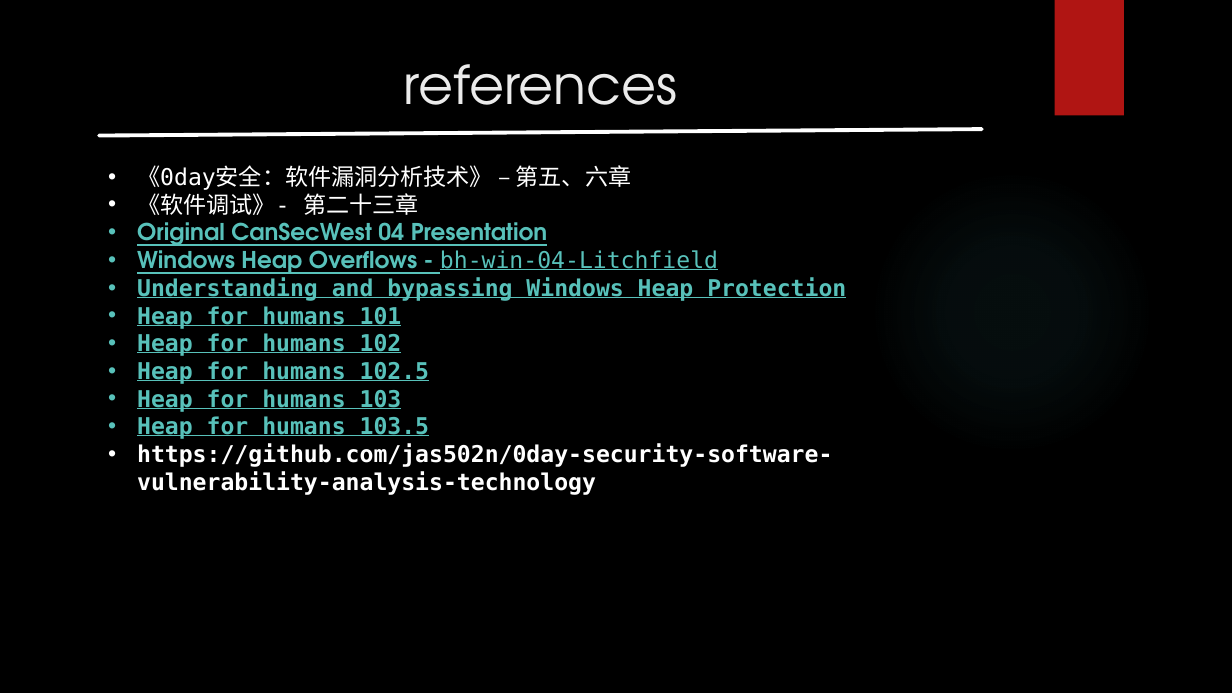
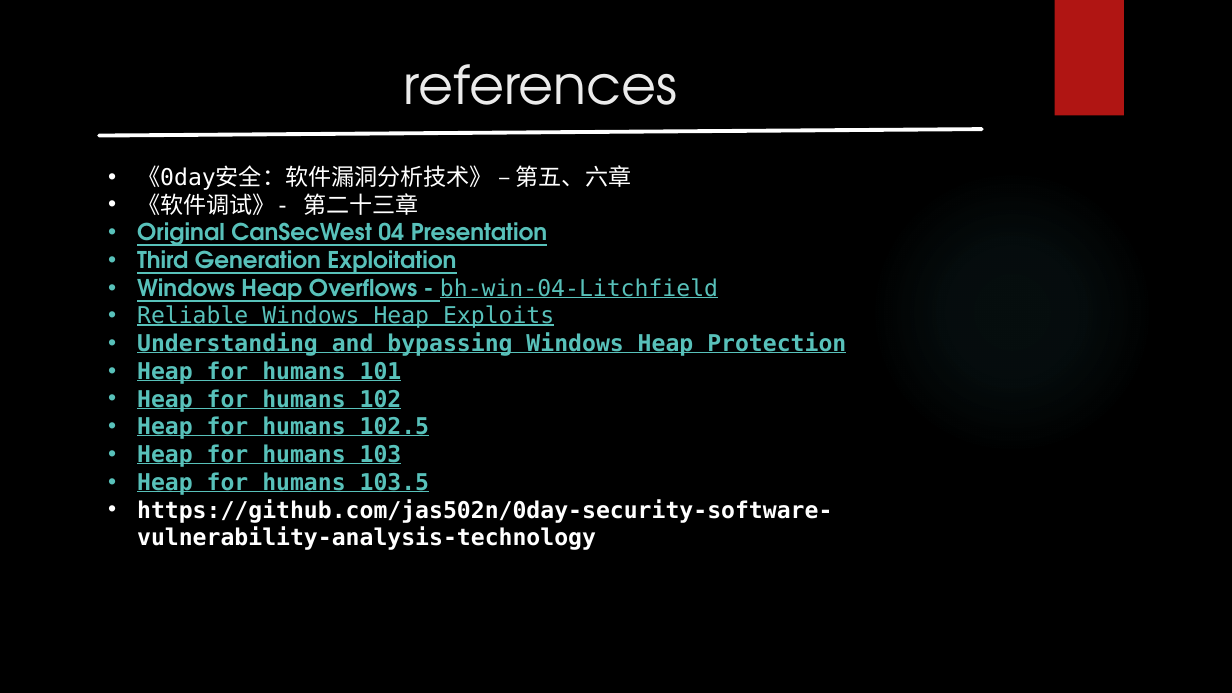
Before and after one commit to r00tk1ts/binary-security-tutorial, a slide deck: slide 16 of 探索上古Windows用户堆.pptx (slide 15 before the commit). Drawn at 1232x693 pixels with LibreOffice and Linux fonts; fonts in the diff are those of the drawing; background and template pictures are left out. Boxes give left, top, right and bottom in pixels: in the first picture for what was removed or moved away, otherwise in the second. Text is boxed around its words. In the diff, an @@ line names an element or a change of style, - is before the commit and + after.

```diff
--- a/探索上古Windows用户堆.pptx
+++ b/探索上古Windows用户堆.pptx
@@ text at (x1=137, y1=243, x2=456, y2=274): paragraph added @@
+• Third Generation Exploitation
@@ text at (x1=137, y1=305, x2=554, y2=328): paragraph added @@
+• Reliable Windows Heap Exploits
```
Also in this commit, not shown: 1 slide added, 29 other files.
